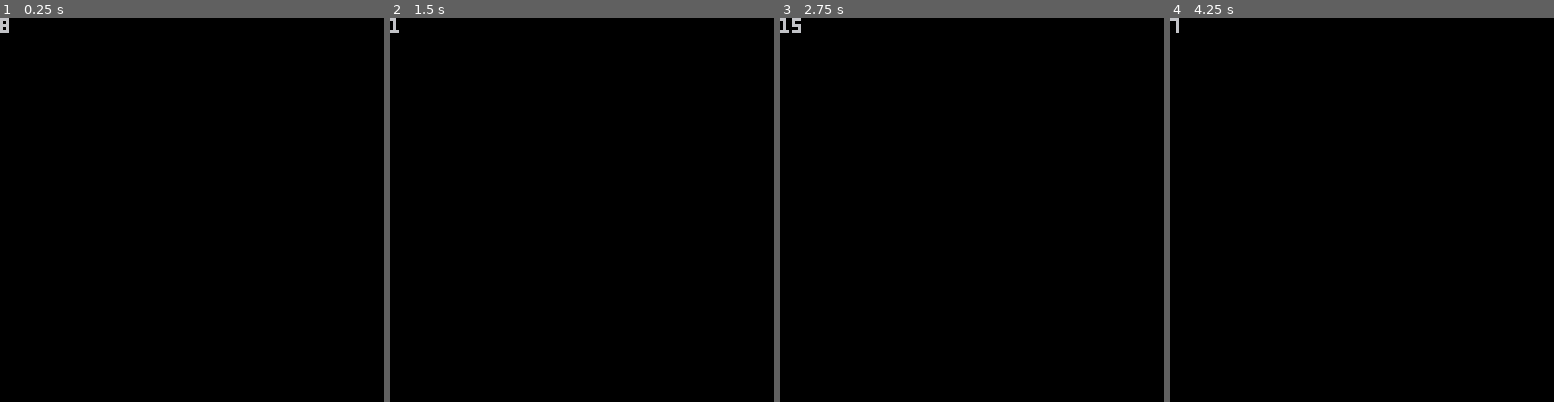
Above: before the commit, frames 1-4 (left to right).
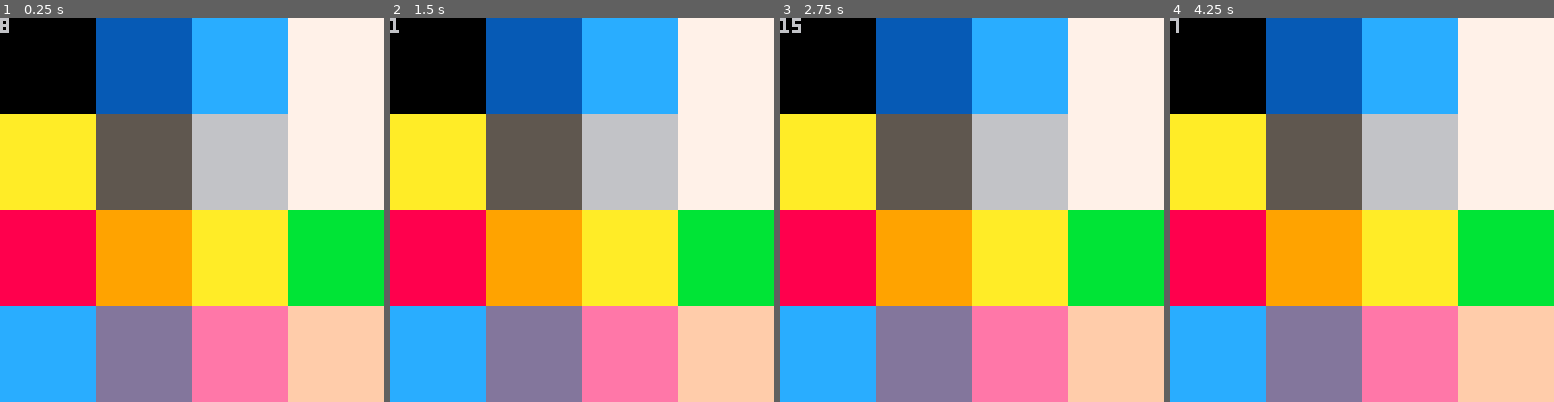
Above: after the commit, the same moments.

Repository: m-r-hunt/Pico-8-Carts
Game: PICO-8 cartridge mj73/mj73.p8
Same seed, same stepped clock (60 frames per second), same inputs: the game is played once before the commit and once after it.
Inputs:
- Up to frame 1 (0.25 s): no input
- Up to frame 2 (1.5 s): tap O (Z key) at 0.33, 0.7, 1.43 s
- Up to frame 3 (2.75 s): tap O (Z key) at 2.22 s
- Up to frame 4 (4.25 s): tap O (Z key) at 3.1, 3.98 s

The runs differ from the first frame. In frame 1, 94% of the frame differs, in the area x 0-100%, y 0-100%; in frame 2, 94%; in frame 3, 94%; in frame 4, 94%.

Commit message:
MJ73: Working on ideas

Diff:
--- a/mj73/mj73.lua
+++ b/mj73/mj73.lua
@@ -74,6 +74,32 @@
 	draw=function(self)
 		cls()
 		print(self.t)
+		sspr(8,0,8,8,0,0,128,128)
 	end,
 	transitions={switch="start"},
 }
+
+poke(0x5f2e,1)
+pal(1,140,1)
+pal(2,12,1)
+pal(3,7,1)
+pal(4,10,1)
+
+actor=interface{
+	x="number",
+	y="number",
+	dx="number",
+	dy="number",
+	w="number",
+	h="number",
+}
+
+player=class{
+	x=0,
+	y=0,
+	dx=0,
+	dy=0,
+	w=6,
+	h=12,
+}
+actor(player)
--- a/mj73/mj73.p8
+++ b/mj73/mj73.p8
@@ -10,3 +10,68 @@
 
 
 
+…(50 lines of a section not shown)…
+__map__
+0000000000000000000000000000000000000000000000000000000000000000000000000000000000000000000000000000000000000000000000000000000000000000000000000000000000000000000000000000000000000000000000000000000000000000000000000000000000000000000000000000000000000000
+0000000000000000000000000000000000000000000000000000000000000000000000000000000000000000000000000000000000000000000000000000000000000000000000000000000000000000000000000000000000000000000000000000000000000000000000000000000000000000000000000000000000000000
+0000000000000000000000000000000000000000000000000000000000000000000000000000000000000000000000000000000000000000000000000000000000000000000000000000000000000000000000000000000000000000000000000000000000000000000000000000000000000000000000000000000000000000
+0000000000000000000000000000000000000000000000000000000000000000000000000000000000000000000000000000000000000000000000000000000000000000000000000000000000000000000000000000000000000000000000000000000000000000000000000000000000000000000000000000000000000000
+0000000000000000000000000000000000000000000000000000000000000000000000000000000000000000000000000000000000000000000000000000000000000000000000000000000000000000000000000000000000000000000000000000000000000000000000000000000000000000000000000000000000000000
+4041414141414141414200000000000000000000000000000000000000000000000000000000000000000000000000000000000000000000000000000000000000000000000000000000000000000000000000000000000000000000000000000000000000000000000000000000000000000000000000000000000000000000
+5051515151515151515200000000000000000000000000000000000000000000000000000000000000000000000000000000000000000000000000000000000000000000000000000000000000000000000000000000000000000000000000000000000000000000000000000000000000000000000000000000000000000000
+5051515151515151515341414141420000000000000000000000000000000000000000000000000000000000000000000000000000000000000000000000000000000000000000000000000000000000000000000000000000000000000000000000000000000000000000000000000000000000000000000000000000000000
+5051515151515151515151515151520000000000000000000000000000000000000000000000000000000000000000000000000000000000000000000000000000000000000000000000000000000000000000000000000000000000000000000000000000000000000000000000000000000000000000000000000000000000
+5051515151515151515151515151520000000000000000000000000000000000000000000000000000000000000000000000000000000000000000000000000000000000000000000000000000000000000000000000000000000000000000000000000000000000000000000000000000000000000000000000000000000000
+5051515151515151515151515151520000000000000000000000000000000000000000000000000000000000000000000000000000000000000000000000000000000000000000000000000000000000000000000000000000000000000000000000000000000000000000000000000000000000000000000000000000000000
+5051515151515151515151515151520000000000000000000000000000000000000000000000000000000000000000000000000000000000000000000000000000000000000000000000000000000000000000000000000000000000000000000000000000000000000000000000000000000000000000000000000000000000
+5051515151515151515151515151520000000000000000000000000000000000000000000000000000000000000000000000000000000000000000000000000000000000000000000000000000000000000000000000000000000000000000000000000000000000000000000000000000000000000000000000000000000000
+5051515151515151515151515151520000000000000000000000000000000000000000000000000000000000000000000000000000000000000000000000000000000000000000000000000000000000000000000000000000000000000000000000000000000000000000000000000000000000000000000000000000000000
Not shown, changed: 56 lines of the sprite sheet (__gfx__) section of mj73/mj73.p8
